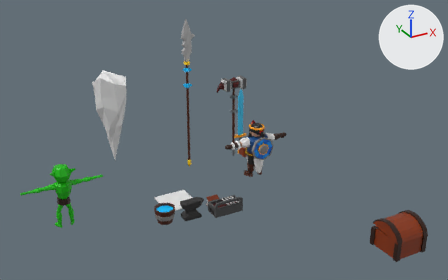
A saved change to the Blender file Blender/hero.blend.
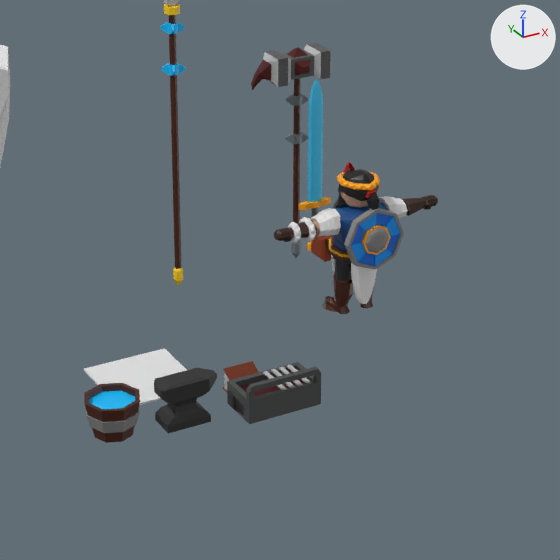
There are two pictures of each version: one whole from a 50 mm camera at (-26.2, -59.4, 35.2) aimed at (5.5, -1.7, 6.4), one close up on the part from 27% to 74% of the width and 21% to 96% of the height. The lights are fixed; the arrows at upper right show +X, +Y and +Z.

The first close-up shows 'Body_tmp', 'Cube.003', 'Cylinder.001', 'Cylinder.002', 'anvil', 'bucket', 'furnance', 'hands', 'ice', 'legs', 'shield', 'spear'.
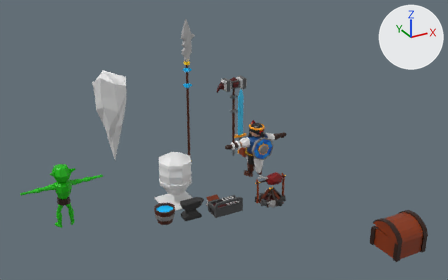
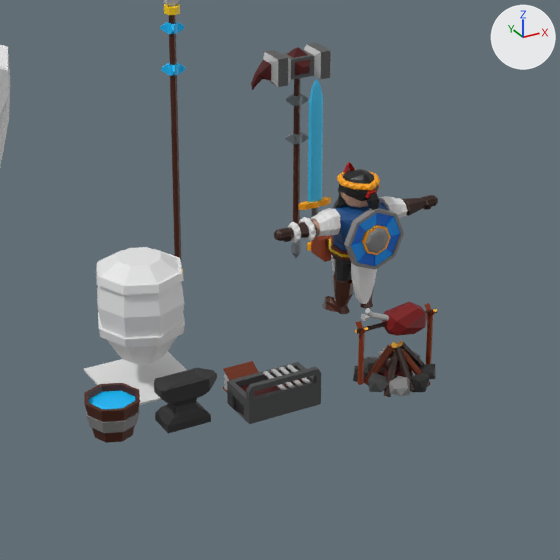
Changed parts and their boxes (x1, y1, x2, y2) in the close-ups (560 x 560 px):
'Cylinder.011', added
    after: (96, 247, 185, 364)
'Cylinder.007', added (brown)
    after: (363, 341, 431, 397)
'Sphere', added (red)
    after: (382, 302, 428, 336)
'Cylinder.008', added (brown)
    after: (356, 303, 437, 385)
'Icosphere', added (black)
    after: (364, 350, 429, 392)
'Icosphere.001', added
    after: (353, 348, 436, 396)
'Icosphere.002', added
    after: (377, 360, 413, 378)
'Cylinder.010', added
    after: (361, 308, 389, 321)
'Cylinder.009', added
    after: (355, 309, 437, 334)

The change, as a diff of the scene's bpy script:
```diff
--- a/Blender/hero.blend.py
+++ b/Blender/hero.blend.py
@@ me_cylinder_023 @@
+me_cylinder_023.from_pydata(...)  # 88 vertices, 82 faces; spans x -2.01..2.01, y -2.01..2.01, z -2.74..1.95
@@ me_cylinder_021 @@
+me_cylinder_021.from_pydata(...)  # 46 vertices, 38 faces; spans x -0.31..1.2, y -0.2..0.2, z 1.69..2.61
+me_cylinder_021.materials.append(mat_material_001)  # picture img_dwarf_weapons_png
@@ me_sphere_004 @@
+me_sphere_004.from_pydata(...)  # 26 vertices, 32 faces; spans x -1.76..1.0, y -1.0..1.0, z -1.62..0.89
+me_sphere_004.materials.append(mat_material_001)  # picture img_dwarf_weapons_png
@@ me_cylinder_018 @@
+me_cylinder_018.from_pydata(...)  # an 8-sided cylinder along x spanning x -2.09..2.09, y -0.1..0.1, z 1.61..1.81
+me_cylinder_018.materials.append(mat_material_001)  # picture img_dwarf_weapons_png
@@ me_cylinder_006 @@
+me_cylinder_006.from_pydata(...)  # 26 vertices, 20 faces; spans x 1.66..1.92, y -0.41..0.41, z -3.02..-0.11
+me_cylinder_006.materials.append(mat_material_001)  # picture img_dwarf_weapons_png
@@ me_icosphere_003 @@
+me_icosphere_003.from_pydata(...)  # 11 vertices, 15 faces; spans x -3.2..-1.43, y 0.74..2.6, z -0.34..0.48
+me_icosphere_003.materials.append(mat_material_001)  # picture img_dwarf_weapons_png
@@ me_cylinder @@
+me_cylinder.from_pydata(...)  # 128 vertices, 72 faces; spans x -1.65..1.64, y -0.77..2.3, z -1.1..0.93
+me_cylinder.materials.append(mat_material_001)  # picture img_dwarf_weapons_png
@@ me_icosphere_002 @@
+me_icosphere_002.from_pydata(...)  # 44 vertices, 60 faces; spans x -1.85..1.87, y -1.86..1.77, z -0.46..0.48
+me_icosphere_002.materials.append(mat_material_001)  # picture img_dwarf_weapons_png
@@ me_icosphere_001 @@
+me_icosphere_001.from_pydata(...)  # 44 vertices, 60 faces; spans x -1.67..1.69, y -1.73..1.74, z -0.46..0.48
+me_icosphere_001.materials.append(mat_material_001)  # picture img_dwarf_weapons_png
@@ ob_cylinder_011 @@
+ob_cylinder_011 = bpy.data.objects.new('Cylinder.011', me_cylinder_023)
+ob_cylinder_011.location = (0.0, 0.0, 3.0)
@@ ob_cylinder_010 @@
+ob_cylinder_010 = bpy.data.objects.new('Cylinder.010', me_cylinder_021)
+ob_cylinder_010.location = (8.54, -5.0, 0.0)
@@ ob_sphere @@
+ob_sphere = bpy.data.objects.new('Sphere', me_sphere_004)
+ob_sphere.location = (10.8, -5.0, 1.59)
+ob_sphere.rotation_euler = (0.0, 0.728, 0.0)  # degrees (0, 42, 0)
+ob_sphere.scale = (0.726, 0.726, 0.726)
@@ ob_cylinder_009 @@
+ob_cylinder_009 = bpy.data.objects.new('Cylinder.009', me_cylinder_018)
+ob_cylinder_009.location = (10.0, -5.0, -0.08)
@@ ob_cylinder_008 @@
+ob_cylinder_008 = bpy.data.objects.new('Cylinder.008', me_cylinder_006)
+ob_cylinder_008.location = (10.0, -5.0, 2.0)
+_m = ob_cylinder_008.modifiers.new('Mirror', 'MIRROR')
@@ ob_icosphere_002 @@
+ob_icosphere_002 = bpy.data.objects.new('Icosphere.002', me_icosphere_003)
+ob_icosphere_002.location = (12.75, -5.59, -0.96)
+ob_icosphere_002.rotation_euler = (0.0, 0.0, 0.393)  # degrees (0, 0, 23)
@@ ob_cylinder_007 @@
+ob_cylinder_007 = bpy.data.objects.new('Cylinder.007', me_cylinder)
+ob_cylinder_007.location = (10.0, -5.79, -0.4)
@@ ob_icosphere_001 @@
+ob_icosphere_001 = bpy.data.objects.new('Icosphere.001', me_icosphere_002)
+ob_icosphere_001.location = (10.0, -5.0, -0.96)
+ob_icosphere_001.rotation_euler = (0.0, 0.0, 2.744)  # degrees (0, 0, 157)
@@ ob_icosphere @@
+ob_icosphere = bpy.data.objects.new('Icosphere', me_icosphere_001)
+ob_icosphere.location = (10.0, -5.0, -0.96)
+ob_icosphere.rotation_euler = (0.0, 0.0, 0.393)  # degrees (0, 0, 23)
```
